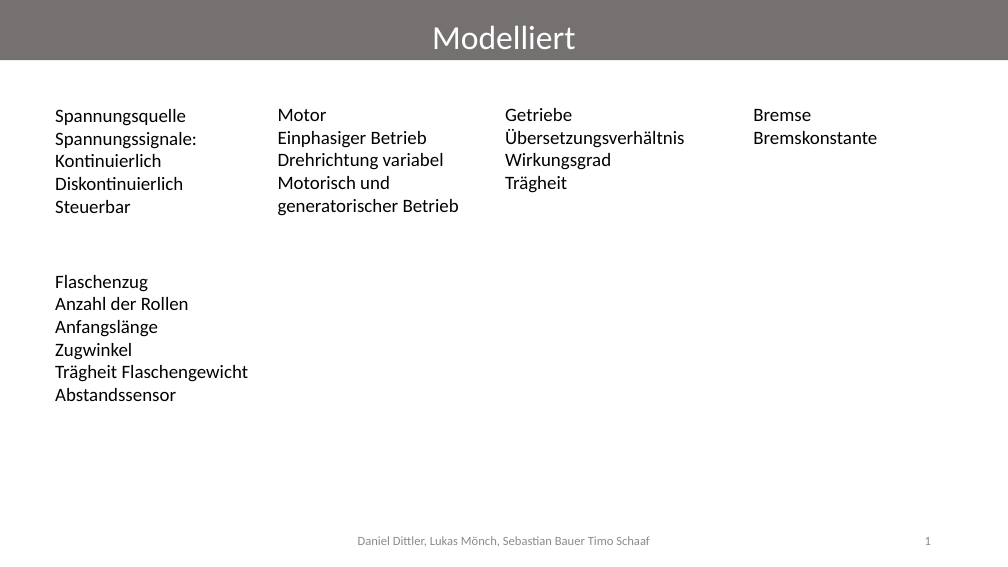
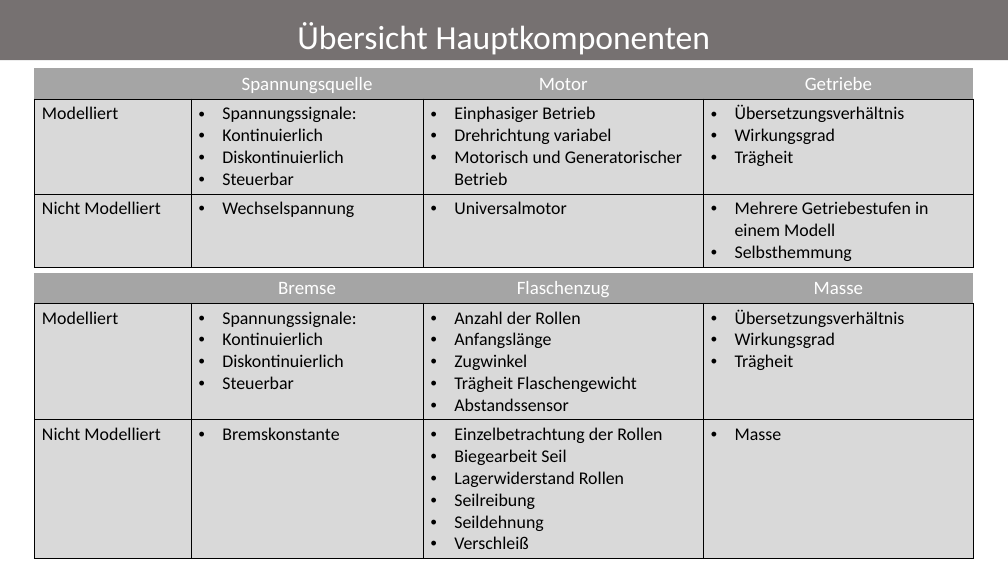
Before and after one commit to Git-Timo/MMS_Modelica_T2, a slide deck: slide 2 of Modelica_PowerPoint.pptx (slide 1 before the commit). Drawn at 1008x567 pixels with LibreOffice and Linux fonts; fonts in the diff are those of the drawing. Boxes give left, top, right and bottom in pixels: in the first picture for what was removed or moved away, otherwise in the second. Text is boxed around its words. In the diff, an @@ line names an element or a change of style, - is before the commit and + after.

```diff
--- a/Modelica_PowerPoint.pptx
+++ b/Modelica_PowerPoint.pptx
@@ title at <box>297,22,711,55</box>: text changed @@
-Modelliert
+Übersicht Hauptkomponenten
@@ table added at <box>35,69,974,265</box>, 3 rows, 4 columns @@
+ | Spannungsquelle | Motor | Getriebe
+Modelliert | Spannungssignale: / Kontinuierlich / Diskontinuierlich / Steuerbar | Einphasiger Betrieb / Drehrichtung variabel / Motorisch und Generatorischer Betrieb | Übersetzungsverhältnis / Wirkungsgrad / Trägheit
+Nicht Modelliert | Wechselspannung | Universalmotor | Mehrere Getriebestufen in einem Modell / Selbsthemmung
@@ text removed at <box>55,109,197,213</box> @@
-Spannungsquelle
-Spannungssignale:
-Kontinuierlich
-Diskontinuierlich
-Steuerbar
@@ text removed at <box>278,109,459,216</box> @@
-Motor
-Einphasiger Betrieb
-Drehrichtung variabel
-Motorisch und generatorischer Betrieb
@@ text removed at <box>505,108,684,193</box> @@
-Getriebe
-Übersetzungsverhältnis
-Wirkungsgrad
-Trägheit
@@ text removed at <box>753,109,877,144</box> @@
-Bremse
-Bremskonstante
@@ table added at <box>35,273,974,554</box>, 3 rows, 4 columns @@
+ | Bremse | Flaschenzug | Masse
+Modelliert | Spannungssignale: / Kontinuierlich / Diskontinuierlich / Steuerbar | Anzahl der Rollen / Anfangslänge / Zugwinkel / Trägheit Flaschengewicht / Abstandssensor | Übersetzungsverhältnis / Wirkungsgrad / Trägheit
+Nicht Modelliert | Bremskonstante | Einzelbetrachtung der Rollen / Biegearbeit Seil / Lagerwiderstand Rollen / Seilreibung / Seildehnung / Verschleiß | Masse
@@ text removed at <box>55,275,249,401</box> @@
-Flaschenzug
-Anzahl der Rollen
-Anfangslänge
-Zugwinkel
-Trägheit Flaschengewicht
-Abstandssensor
@@ page number removed at <box>925,537,931,545</box> @@
-1
```
Also in this commit, not shown: 1 slide added, 1 slide removed.
